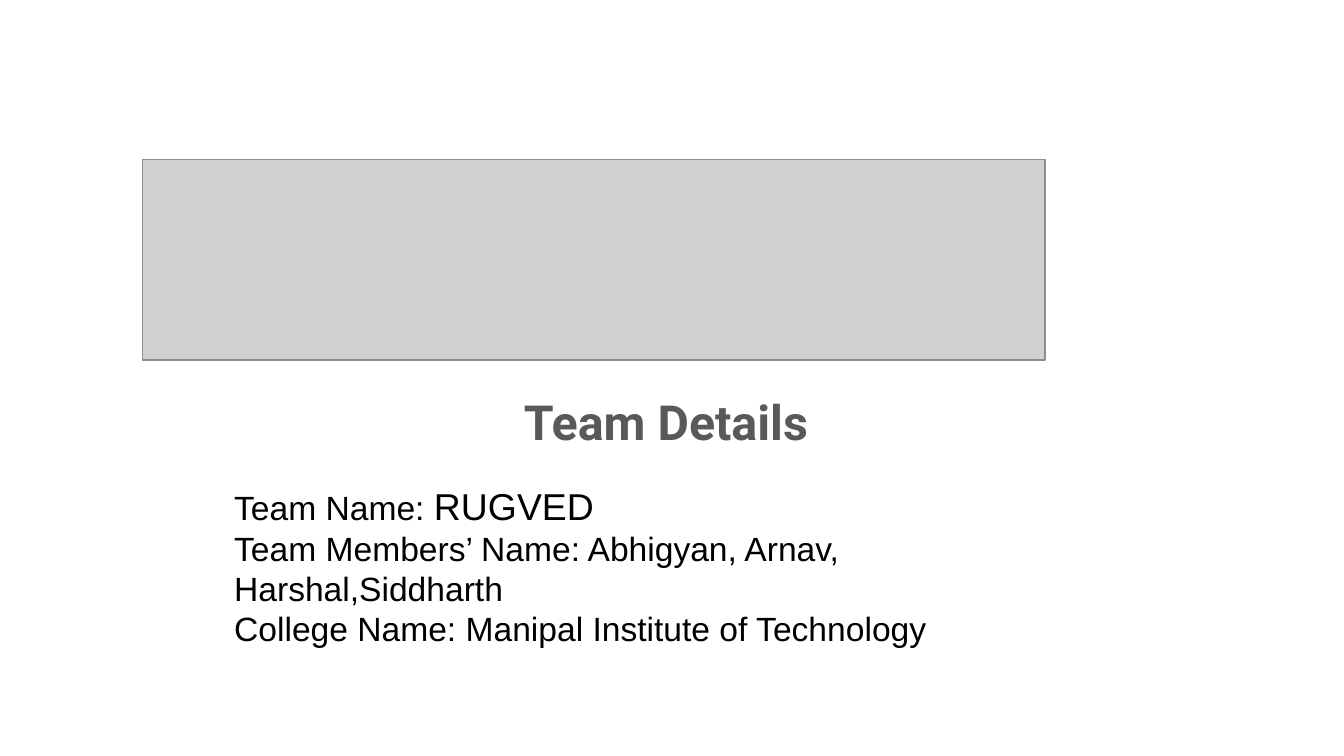
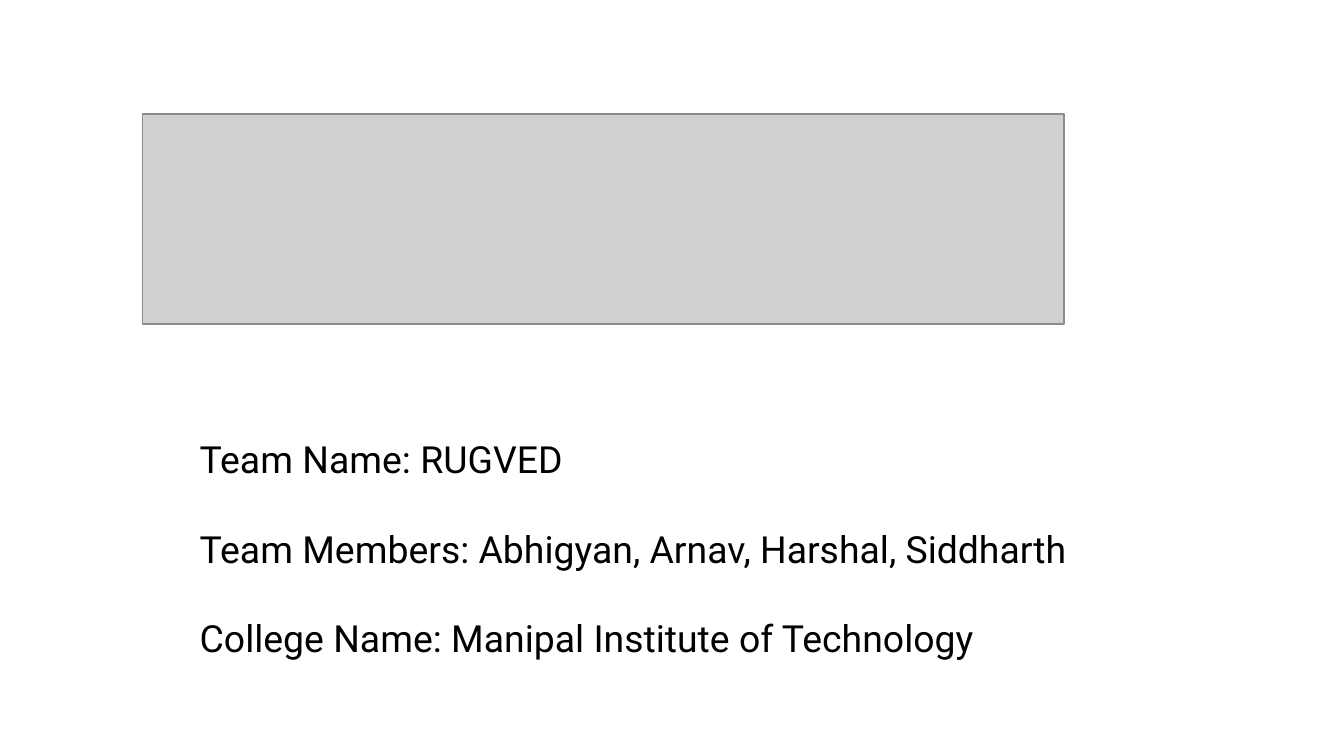
Before and after one commit to harshalplus1/hackmol4.0, a slide deck: slide 1 of HackMoL PPT Format.pptx. Drawn at 1344x756 pixels with LibreOffice and Linux fonts; fonts in the diff are those of the drawing; grey boxes stand for pictures; background and template pictures are left out. Boxes give left, top, right and bottom in pixels: in the first picture for what was removed or moved away, otherwise in the second. Text is boxed around its words. In the diff, an @@ line names an element or a change of style, - is before the commit and + after.

```diff
--- a/HackMoL PPT Format.pptx
+++ b/HackMoL PPT Format.pptx
@@ picture: place and size @@
-picture at (142, 160, 1046, 360)
+picture at (142, 114, 1064, 324)
@@ text "Team Name: RUGVED": place and size @@
-text "Team Name: RUGVED" at (234, 494, 926, 647)
+text "Team Name: RUGVED" at (200, 446, 1067, 660)
@@ subtitle removed at (524, 403, 808, 441) @@
-Team Details
@@ text at (200, 446, 973, 660): size 18 to 20 pt in "Team Name:", "College Name: Manipal Institute of Technology"; font Arial to Roboto in "Team Name: RUGVED", "College Name: Manipal Institute of Technology"; line spacing 1 to 2 @@
@@ text at (200, 535, 1067, 571): text changed; size 18 to 20 pt; font Arial to Roboto @@
-Team Members’ Name: Abhigyan, Arnav, Harshal,Siddharth
+Team Members: Abhigyan, Arnav, Harshal, Siddharth
```
Also in this commit, not shown: 9 other slides changed, 2 slides added.
